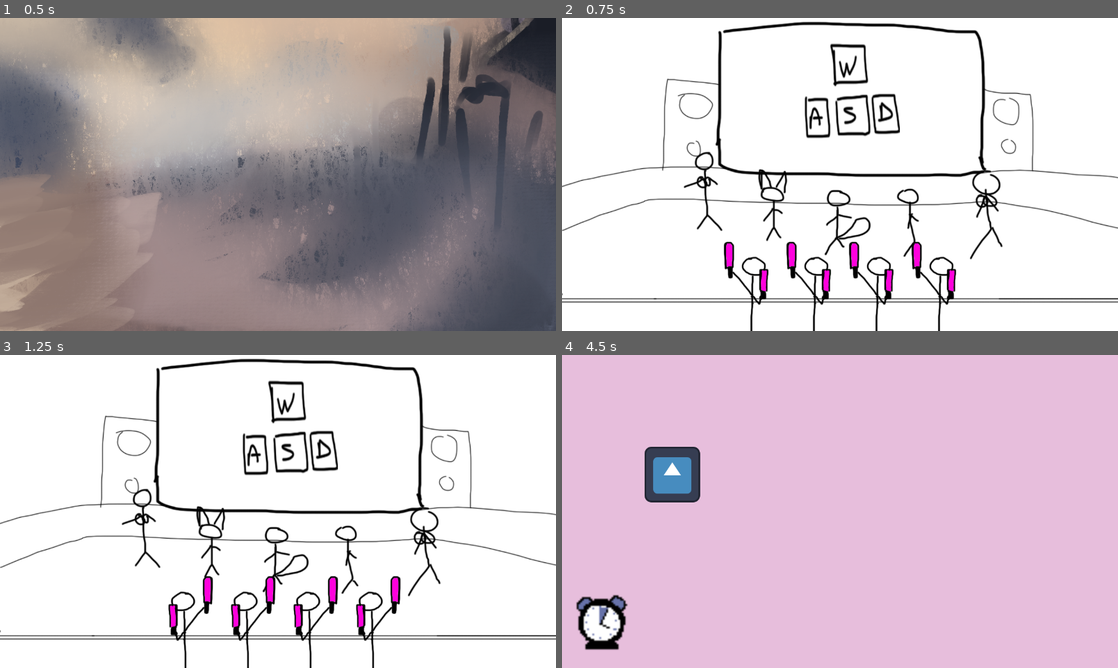
Above: before the commit, frames 1-4 (two rows, left to right).
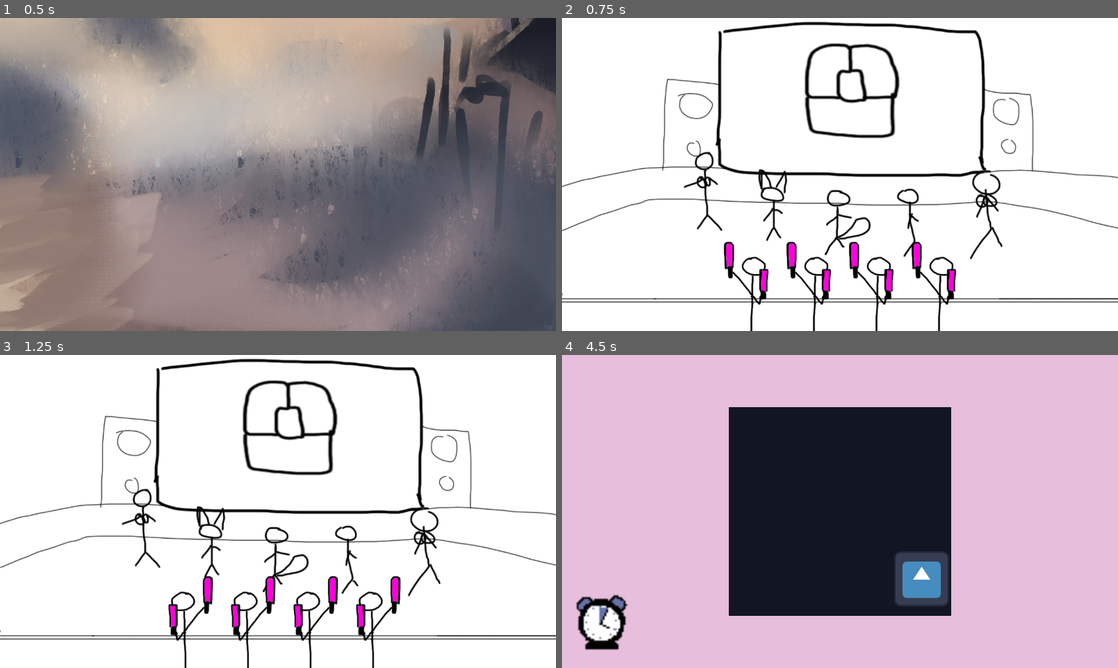
Above: after the commit, the same moments.

Repository: Heydelios/phase-ware
Game: Godot game, scene res://MainScene/main.tscn
Same seed, same stepped clock (60 frames per second), same inputs: the game is played once before the commit and once after it. The engine's default icon, where the game draws it, is replaced by a stand-in: a white triangle on a blue panel in a dark square.
Inputs (mouse positions are in pixels of both pictures, inside the frame that each line leads up to):
- Up to frame 1 (0.5 s): no input
- Up to frame 2 (0.75 s): tap Enter at 0.5 s; hold W (up) from 0.53 s (still down); hold Space (spacebar) from 0.53 s (still down)
- Up to frame 3 (1.25 s): keep holding W (up); keep holding Space (spacebar)
- Up to frame 4 (4.5 s): release W (up) at 1.28 s; release Space (spacebar) at 1.28 s; tap Space (spacebar) at 1.35, 2.85, 3.5 s; hold Space (spacebar) 2.03-2.78 s; hold W (up) 2.03-3.53 s; hold Space (spacebar) 3.53-4.25 s; click (695, 498) at 4.27 s

Frame 1 is identical in both runs. In frame 2, 2.2% of the frame differs, in the area x 43-61%, y 8-39%; in frame 3, 2.2%; in frame 4, 28%, in the area x 14-70%, y 16-84%.

Commit message:
fix a number of problems with example game, new minigame functions, shorter ring sfx

Diff:
--- a/Minigames/JordanMinigame/example_game/dvd_logo.gd
+++ b/Minigames/JordanMinigame/dvd_logo.gd
@@ -11,11 +11,8 @@
 
 func _process(delta: float) -> void:
 	position += velocity * delta
-
 	var r = get_rect()
-	var world_size = Vector2(512,480) #Minigame.get_game(self).size
-
-
+	var world_size = get_parent().size
 	var max_x = world_size.x - r.size.x
 	var max_y = world_size.y - r.size.y
 
@@ -31,3 +28,7 @@
 	elif position.y > max_y:
 		position.y = max_y
 		velocity.y *= -1
+
+func _pressed() -> void:
+	Minigame.win_game(self)
+	queue_free()
--- a/Minigames/JordanMinigame/example_game.gd
+++ /dev/null
@@ -1,13 +0,0 @@
-extends Minigame
-
-# Called every frame. 'delta' is the elapsed time since the previous frame.
-func _process(delta: float) -> void:
-	pass
-
-
-func _on_texture_button_pressed() -> void:
-	Events.minigame_won.emit()
-	queue_free()
-
-func _unhandled_input(event):
-	pass
--- a/Minigames/JordanMinigame/example_game.tscn
+++ b/Minigames/JordanMinigame/example_game.tscn
@@ -2,11 +2,28 @@
 
 [ext_resource type="PackedScene" uid="uid://bcjfjnem71v7w" path="res://Minigames/2d_game.tscn" id="1_mijwr"]
 [ext_resource type="Texture2D" uid="uid://cjbtpw4lbjn24" path="res://icon.svg" id="3_ujtnf"]
-[ext_resource type="Script" uid="uid://spqi7ivocbsg" path="res://Minigames/JordanMinigame/example_game/dvd_logo.gd" id="4_4bytl"]
+[ext_resource type="Script" uid="uid://spqi7ivocbsg" path="res://Minigames/JordanMinigame/dvd_logo.gd" id="4_4bytl"]
 
 [node name="Minigame" unique_id=599418719 instance=ExtResource("1_mijwr")]
+game_name = "CATCH"
+control_type = 2
 
-[node name="TextureButton" type="TextureButton" parent="Background" parent_id_path=PackedInt32Array(1068855061) index="0" unique_id=1825171361]
+[node name="tv" type="ColorRect" parent="." index="2" unique_id=2067471746]
+layout_mode = 1
+anchors_preset = 8
+anchor_left = 0.5
+anchor_top = 0.5
+anchor_right = 0.5
+anchor_bottom = 0.5
+offset_left = -256.0
+offset_top = -240.0
+offset_right = 256.0
+offset_bottom = 240.0
+grow_horizontal = 2
+grow_vertical = 2
+color = Color(0.07089206, 0.08671256, 0.13471708, 1)
+
+[node name="DVDLogo" type="TextureButton" parent="tv" index="0" unique_id=1825171361]
 layout_mode = 1
 anchors_preset = 8
 anchor_left = 0.5
--- a/Minigames/JordanMinigame/game_screen.tscn
+++ /dev/null
@@ -1,24 +0,0 @@
-[gd_scene format=3 uid="uid://g2ios2ey3aui"]
-
-[sub_resource type="GDScript" id="GDScript_tvxm1"]
-script/source = "extends Control
-
-
-# Called when the node enters the scene tree for the first time.
-func _ready() -> void:
-	pass # Replace with function body.
-
-
-# Called every frame. 'delta' is the elapsed time since the previous frame.
-func _process(delta: float) -> void:
-	pass
-"
-
-[node name="GameScreen" type="Control" unique_id=935175111]
-layout_mode = 3
-anchors_preset = 15
-anchor_right = 1.0
-anchor_bottom = 1.0
-grow_horizontal = 2
-grow_vertical = 2
-script = SubResource("GDScript_tvxm1")
--- a/Minigames/minigame.gd
+++ b/Minigames/minigame.gd
@@ -7,21 +7,8 @@
 
 var time_allowed : float = 100
 
-# Called when the node enters the scene tree for the first time.
 func _ready() -> void:
 	Events.time_over.connect(_minigame_loss)
-	pass # Replace with function body.
-
-
-# Called every frame. 'delta' is the elapsed time since the previous frame.
-func _process(delta: float) -> void:
-	pass
-
-
-func _unhandled_input(event):
-	pass
-
-
 
 func _minigame_loss() -> void:
 	Events.minigame_lost.emit()
@@ -30,3 +17,16 @@
 func _minigame_won() -> void:
 	Events.minigame_won.emit()
 	queue_free()
+
+static func get_game(from:Node):
+	var curr = from
+	while curr:
+		if curr is Minigame:
+			return curr
+		curr = curr.get_parent()
+
+static func win_game(from:Node):
+	get_game(from)._minigame_won()
+
+static func lose_game(from:Node):
+	get_game(from)._minigmae_loss()
--- a/UI/Clock/clock.gd
+++ b/UI/Clock/clock.gd
@@ -5,7 +5,7 @@
 func tick(amount:int=1):
 	if ticks < 12 and ticks + amount >= 12:
 		Events.time_over.emit()
-		Sfx.play_sfx("ring")
+		Sfx.play_sfx("ring short")
 		print("time_over")
 
 	ticks += 1
Renamed: Minigames/JordanMinigame/example_game/dvd_logo.gd.uid -> Minigames/JordanMinigame/dvd_logo.gd.uid
Not shown, removed: Minigames/JordanMinigame/example_game.gd.uid
Not shown, added: audio/bitcrushed/ring short.wav.import
Not shown, added: audio/bitcrushed/ring short.wav
Not shown, added: audio/raw/ring short.wav
